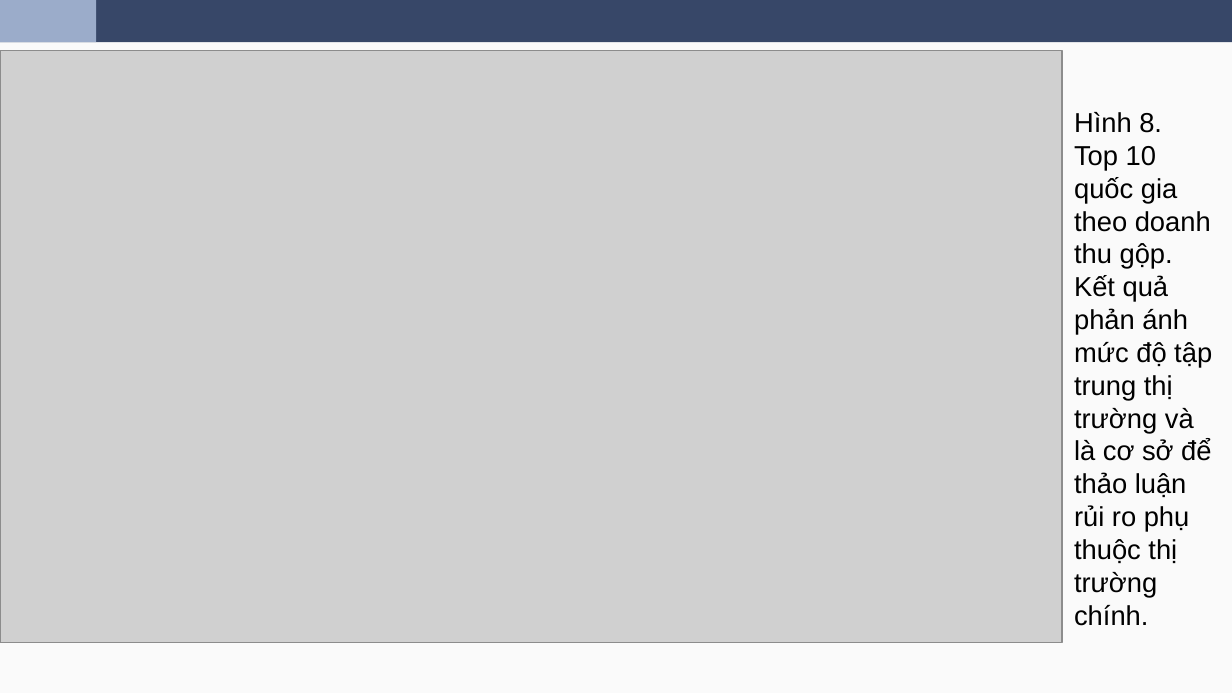
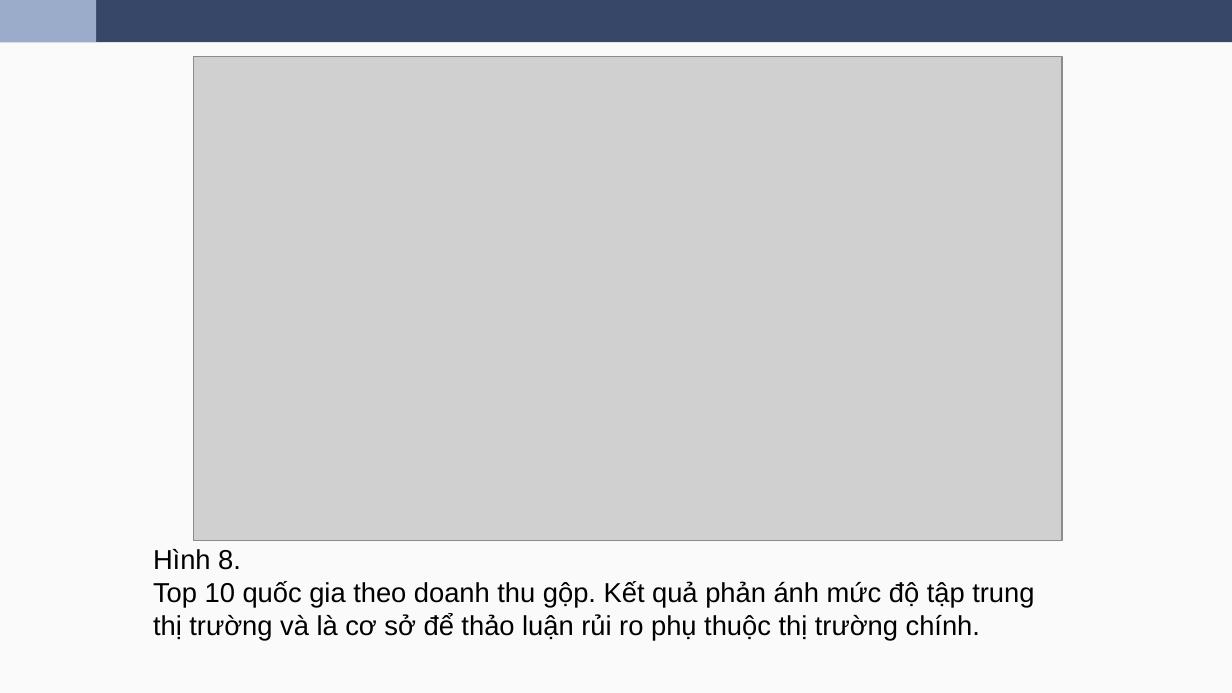
Before and after one commit to WindPham/24C12006_24C11060_final_project_DA_models, a slide deck: slide 35 of presentation/dam.pptx (slide 29 before the commit). Drawn at 1232x693 pixels with LibreOffice and Linux fonts; fonts in the diff are those of the drawing; grey boxes stand for pictures. Boxes give left, top, right and bottom in pixels: in the first picture for what was removed or moved away, otherwise in the second. Text is boxed around its words. In the diff, an @@ line names an element or a change of style, - is before the commit and + after.

```diff
--- a/presentation/dam.pptx
+++ b/presentation/dam.pptx
@@ picture: place and size @@
-picture at bbox=[0, 51, 1062, 642]
+picture at bbox=[193, 57, 1062, 541]
@@ text "Hình 8." rewrapped from bbox=[1074, 112, 1212, 626] to bbox=[153, 549, 1034, 641] @@
```
Also in this commit, not shown: 20 other slides changed, 17 slides added, 4 other files.
